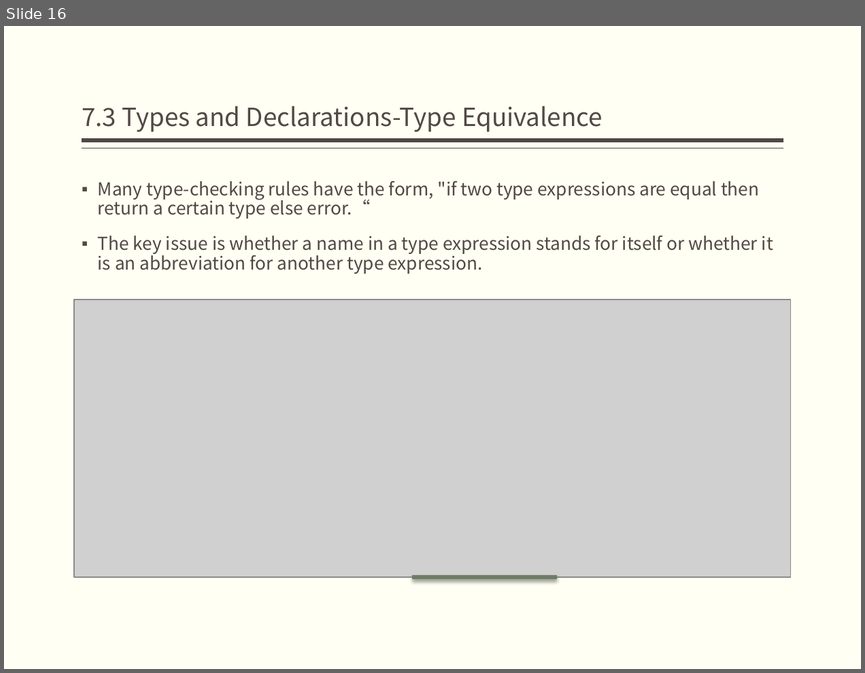
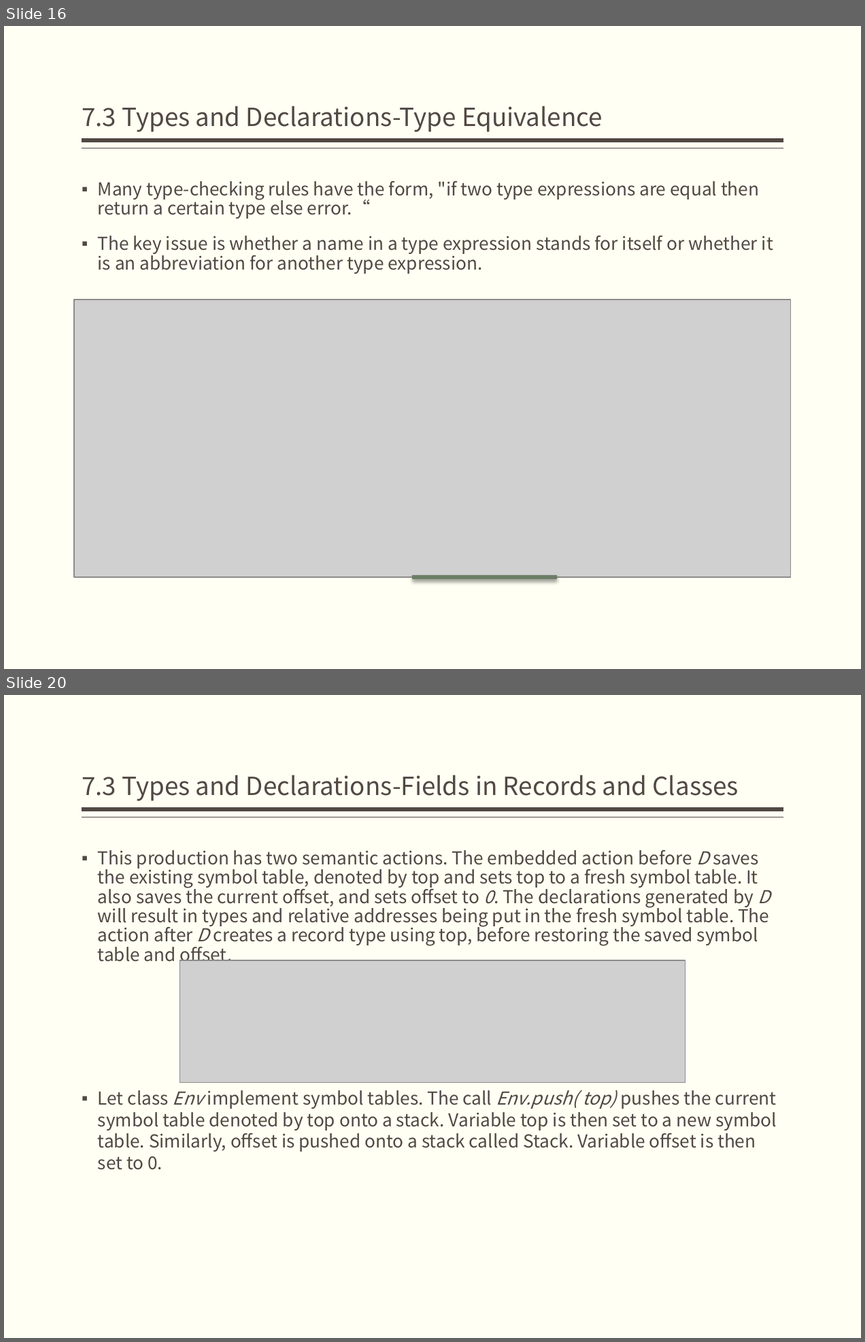
Before and after one commit to bonkboykz/jz81.github.io, a slide deck: course/compiler/LectureNotes/(Spring2017)Lecture7.pptx. Shown one above the other, each under a label of ours: slide 16 before the commit, slides 16 and 20 after it; the slides between them are not shown. The pictures are 865x673 and 865x1342 pixels, drawn with LibreOffice and Linux fonts; fonts in the diff are those of the drawing; grey boxes stand for pictures. Boxes give left, top, right and bottom in pixels: in the first picture for what was removed or moved away, otherwise in the second. Text is boxed around its words. In the diff, an @@ line names an element or a change of style, - is before the commit and + after.

```diff
--- a/course/compiler/LectureNotes/(Spring2017)Lecture7.pptx
+++ b/course/compiler/LectureNotes/(Spring2017)Lecture7.pptx
@@ slide 20 added at [4,695,861,1338], background #FFFFF3; not listed: 2 template elements that a slide beside it also shows @@
@@ title added at [82,775,738,801], 21 pt, text #514843 @@
+7.3 Types and Declarations-Fields in Records and Classes
@@ text added at [98,850,776,1170], 15 pt, text #514843 @@
+▪ This production has two semantic actions. The embedded action before D saves the existing symbol table, denoted by top and sets top to a fresh symbol table. It also saves the current offset, and sets offset to 0. The declarations generated by D will result in types and relative addresses being put in the fresh symbol table. The action after D creates a record type using top, before restoring the saved symbol table and offset.
+▪ Let class Env implement symbol tables. The call Env.push( top) pushes the current symbol table denoted by top onto a stack. Variable top is then set to a new symbol table. Similarly, offset is pushed onto a stack called Stack. Variable offset is then set to 0.
@@ picture added at [179,961,685,1083] @@
```
Also in this commit, not shown: 1 slide changed, 4 other slides added.
